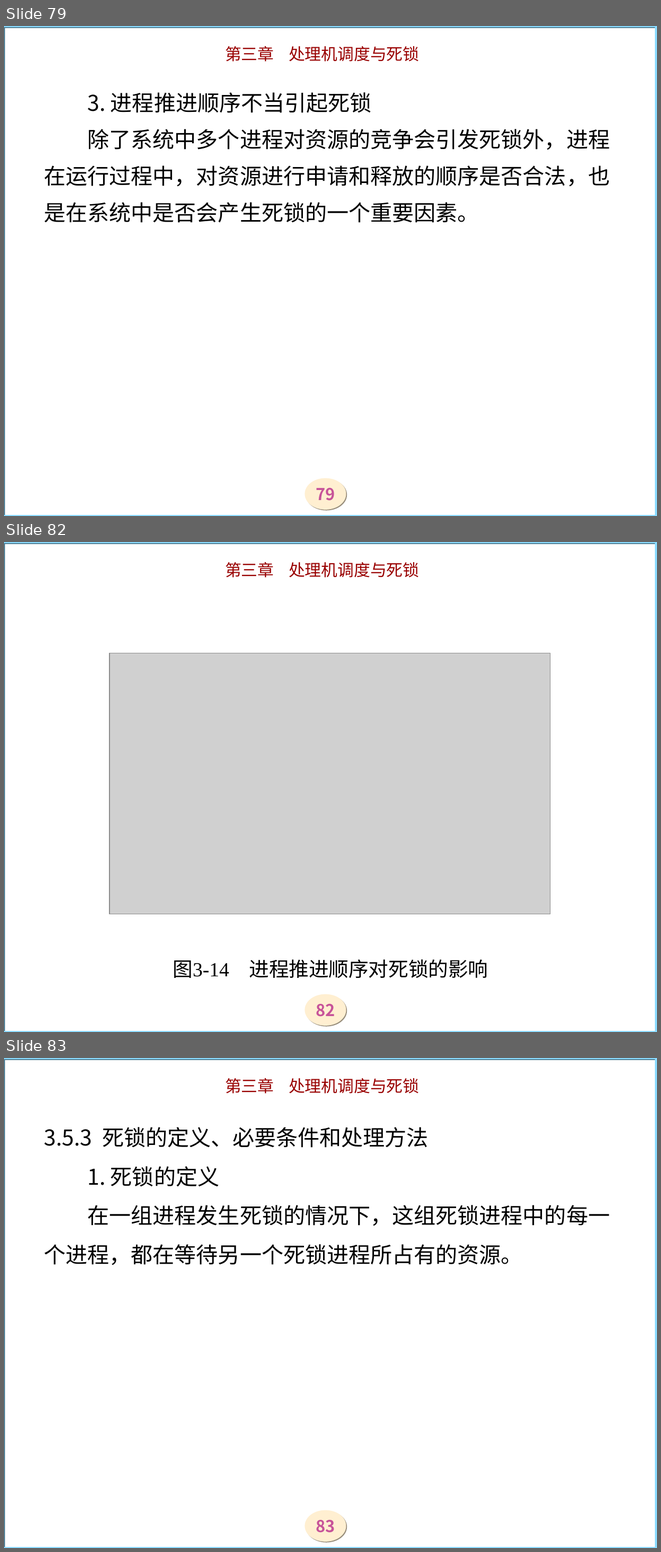
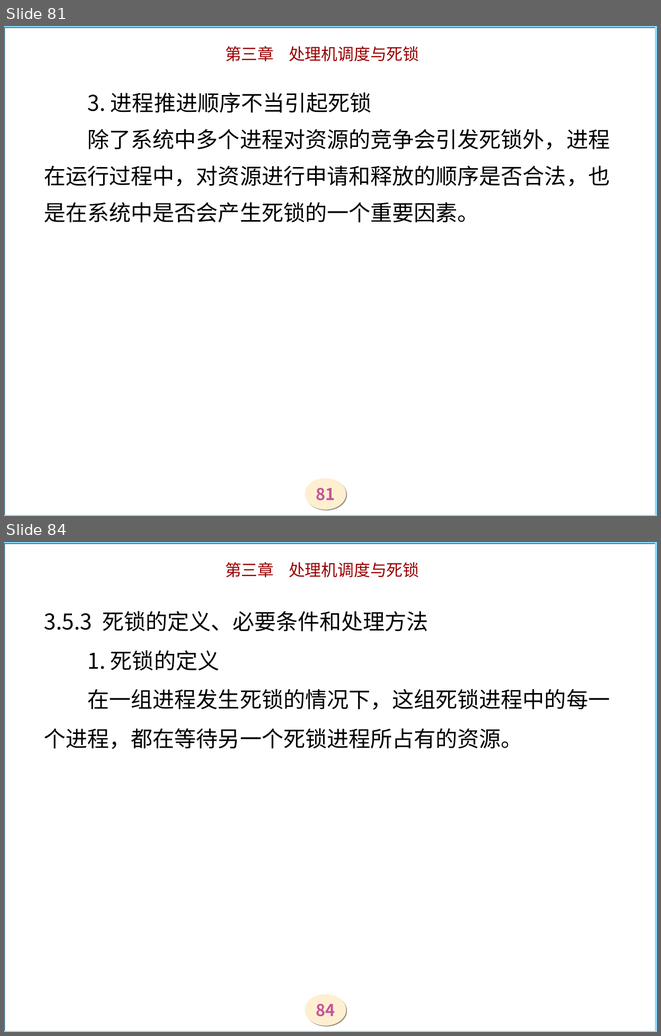
Before and after one commit to zjyesir/hmc_OS, a slide deck: ppt/3调度和死锁.ppt. Shown one above the other, each under a label of ours: slides 79, 82 and 83 before the commit, slides 81 and 84 after it; the slides between them are not shown. The pictures are 661x1552 and 661x1036 pixels, drawn with LibreOffice and Linux fonts; fonts in the diff are those of the drawing; grey boxes stand for pictures; background and template pictures are left out. Boxes give left, top, right and bottom in pixels: in the first picture for what was removed or moved away, otherwise in the second. Text is boxed around its words. In the diff, an @@ line names an element or a change of style, - is before the commit and + after.

```diff
--- a/ppt/3调度和死锁.ppt
+++ b/ppt/3调度和死锁.ppt
@@ slide 82 removed at (x1=4, y1=542, x2=657, y2=1032), background picture (left out); not listed: 3 template elements that a slide beside it also shows @@
@@ picture removed at (x1=109, y1=653, x2=550, y2=914) @@
@@ text removed at (x1=173, y1=959, x2=488, y2=978) @@
-图3-14 进程推进顺序对死锁的影响
@@ what was slide 79 is now slide 81 @@
@@ page number at (x1=316, y1=488, x2=335, y2=500): text changed @@
-79
+81
@@ what was slide 83 is now slide 84 @@
@@ page number at (x1=316, y1=1004, x2=335, y2=1016): text changed @@
-83
+84
```
Also in this commit, not shown: 11 slides changed, 2 slides added.
